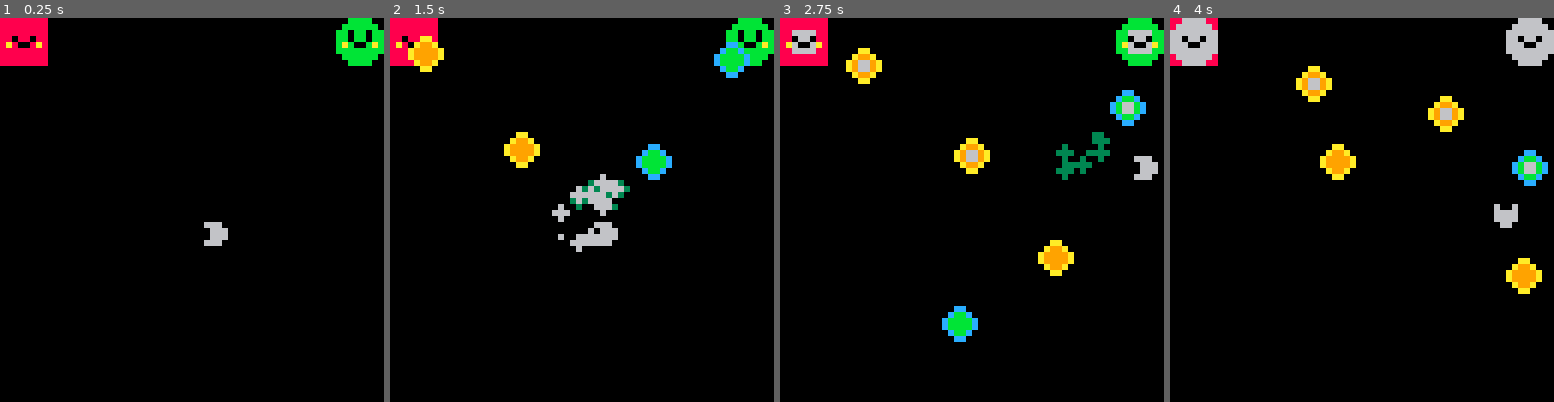
Above: before the commit, frames 1-4 (left to right).
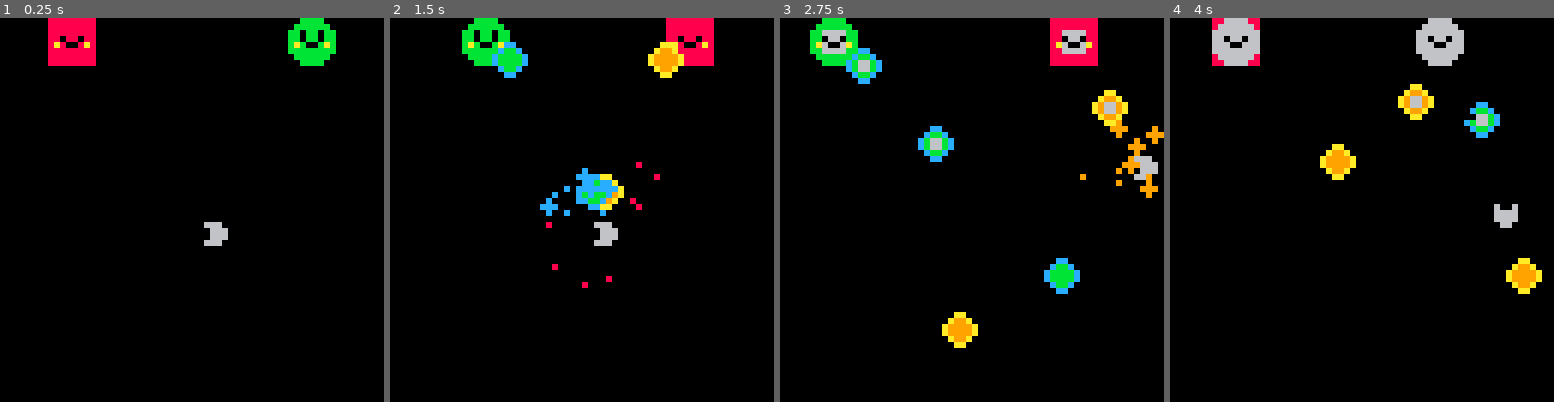
Above: after the commit, the same moments.

Repository: matheusmortatti/LOWREZJAM2020
Game: PICO-8 cartridge template.p8
Same seed, same stepped clock (60 frames per second), same inputs: the game is played once before the commit and once after it.
Inputs:
- Up to frame 1 (0.25 s): no input
- Up to frame 2 (1.5 s): tap X (X key) at 0.33, 1.07 s; tap O (Z key) at 0.7 s
- Up to frame 3 (2.75 s): hold Right 1.6-2.1 s; tap O (Z key) at 1.7, 2.1, 2.5 s; tap X (X key) at 1.85 s; hold Up 2.15-2.42 s; hold Right from 2.47 s (still down)
- Up to frame 4 (4 s): tap O (Z key) at 2.9, 3.3, 3.7 s; tap X (X key) at 2.97 s; release Right at 3.03 s; hold Left 3.08-3.58 s; hold Down 3.63-3.97 s

The runs differ from the first frame. In frame 1, 5.2% of the frame differs, in the area x 0-100%, y 0-13%; in frame 2, 9.5%; in frame 3, 11%, in the area x 0-100%, y 0-86%; in frame 4, 7.8%.

Commit message:
Make NPCs move

Diff:
--- a/template.p8
+++ b/template.p8
@@ -875,8 +875,8 @@
 })
 
 function spawner:init()
-		e_add(enemy{pos=v(0,0), player=p})
-		e_add(friend{pos=v(56,0), player=p})
+		e_add(enemy{pos=v(0,0), speed=rnd(2), vel=v(1,0), player=p})
+		e_add(friend{pos=v(56,0), speed=rnd(2), vel=v(-1,0), player=p})
 end
 
 -------------------------------
@@ -884,7 +884,7 @@
 -------------------------------
 
 npc=changeable:extend({
-		speed=2,
+		speed=1,
 				reloadtime=10,
 
     hitbox=box(0,0,8,8),
@@ -903,10 +903,17 @@
 
 function npc:init()
   self:become("walking")
+  norm = self.vel:norm()
+  self.vel = norm*self.speed
 end
 
 -- This update function will always get called
 function npc:update()
+		if self.pos.x < -8 or self.pos.x > 64
+		or self.pos.y < -8 or self.pos.y > 64 then
+			-- todo: improve this (was only for testing)
+			self.vel *= -1
+		end
 end
 
 function npc:walking()
